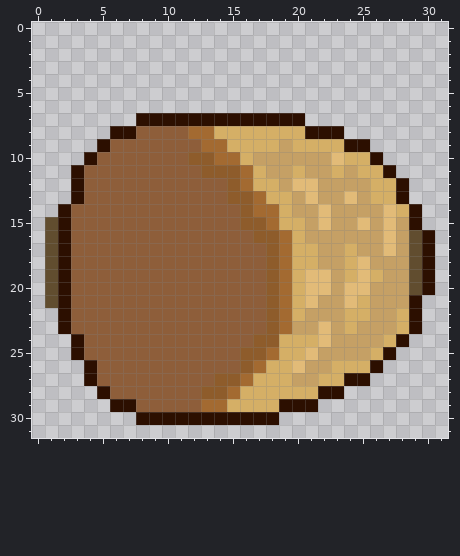
Two versions of one pixel-art file, draft/borders_test.ase. Above is the file before it was changed.
32x32 pixels, 1 frame. Colours within 5 levels of each other are drawn and written as one.
After:
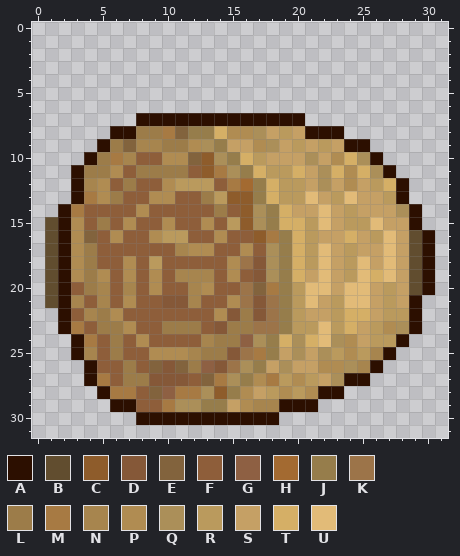
Palette (. is transparent): A #2c0f00  B #614d2f  C #8e5c2b  D #855838  E #82633d  F #8e5e3a  G #8e6043  H #a36a31  J #967d4b  K #9c7449  L #9c7c49  M #a77a43  N #a7854e  P #b08c52  Q #ab8f59  R #ba9a5d  S #c5a065  T #d5af66  U #e2bb78
From old to new:
Layer "Layer Copy":
y 8: x 8..13 FFFFHH -> LLMEJJ; x 15..20 TTTTTT -> PPQSRS
y 9: x 6..18 FFFFFFFHHTTTT -> LENNLLPQJSSPQ; x 20..23 TTTT -> RSRS
y 10: x 5..7 FFF -> LMN; x 10..12 FFC -> PPE; x 14..15 HH -> QJ; x 17 S -> R; x 21 S -> Q; x 23 U -> P; x 25 T -> Q
y 11: x 4..6 FFF -> LLP; x 8..11 FFFF -> LLLL; x 14..16 CCH -> MQJ; x 18..19 SS -> RR; x 22 S -> Q; x 24 S -> P; x 26 T -> Q
y 12: x 4..5 FF -> NP; x 7 F -> L; x 10..13 FFFF -> PRRR; x 15 C -> M; x 17 T -> J; x 19..22 SUUS -> RRSQ; x 24 S -> P; x 26 T -> R
y 13: x 4..6 FFF -> MPL; x 9..10 FF -> PP; x 13..14 FF -> LR; x 17 H -> J; x 19..20 TS -> RR; x 23 S -> R; x 26..27 TT -> SR
y 14: x 3 F -> M; x 8 F -> P; x 14 F -> L; x 17..18 HH -> QJ; x 24 S -> R; x 27..28 UT -> SQ
y 15: x 3 F -> P; x 5 F -> L; x 7 F -> P; x 10 F -> P; x 13 F -> P; x 15 F -> R; x 17..18 CH -> QJ; x 21 S -> R; x 24..27 SUSU -> RRUS
y 16: x 3..4 FF -> PE; x 6 F -> P; x 9..11 FFF -> PRR; x 14 F -> P; x 18..19 CH -> MJ; x 21 S -> R; x 24 S -> T; x 26 S -> R
y 17: x 3..4 FF -> PL; x 11..13 FFF -> NPP; x 16 F -> P; x 18..19 CH -> QJ; x 21..22 TS -> RU; x 24 T -> R
y 18: x 3..4 FF -> PL; x 7 F -> P; x 9 F -> R; x 15..19 FFFCH -> PKDQJ; x 21..22 TS -> RU; x 24 T -> R; x 27 S -> U
y 19: x 3..5 FFF -> PLP; x 7 F -> P; x 9 F -> P; x 11..13 FFF -> NNN; x 15 F -> P; x 17..19 FCH -> DQJ; x 21 U -> S; x 24 T -> R; x 27 S -> U
y 20: x 4..5 FF -> LN; x 7 F -> N; x 9 F -> P; x 12..13 FF -> NP; x 16..20 FFCHT -> KEMJR; x 27 S -> R
y 21: x 3 F -> N; x 5 F -> N; x 7 F -> P; x 10..12 FFF -> DDN; x 15..20 FFFCHT -> PKDKJR; x 23 S -> R; x 25 T -> U; x 27 S -> R
y 22: x 4..6 FFF -> NLP; x 14..20 FFFFCHT -> PDLDKJR; x 23 S -> R; x 27..28 ST -> RR
y 23: x 3 F -> M; x 5..7 FFF -> LLP; x 10..12 FFF -> LLL; x 14..21 FFFFCHSS -> DLLKKJRR; x 23 S -> R; x 26..28 SST -> RPQ
y 24: x 4 F -> M; x 6 F -> L; x 8 F -> P; x 13..18 FFFFCC -> NLLGQJ; x 20 T -> Q; x 23..24 SS -> QP; x 26..27 ST -> RR
y 25: x 4 F -> N; x 6 F -> L; x 9..26 FFFFFFFCCHTTUSSSST -> PPPNLLDKMJSQSQRPRN
y 26: x 7 F -> L; x 9..20 FFFFFFFCHTTU -> EDELGDKQJSQS; x 22..25 STTT -> PPQN
y 27: x 5 F -> M; x 7..11 FFFFF -> LLDDD; x 13..23 FCCHTTTSSTT -> EMQJPMRPRSQ
y 28: x 6..7 FF -> MM; x 9..13 FFFFC -> EGMMQ; x 15..21 HTTTTTT -> JPSRPRP
y 29: x 10..18 FFFHHTTTT -> MQQJJSPNN
Where, in picture pixels (left, top, right, bottom), the same in both pictures:
changed: (71, 126, 409, 412)
